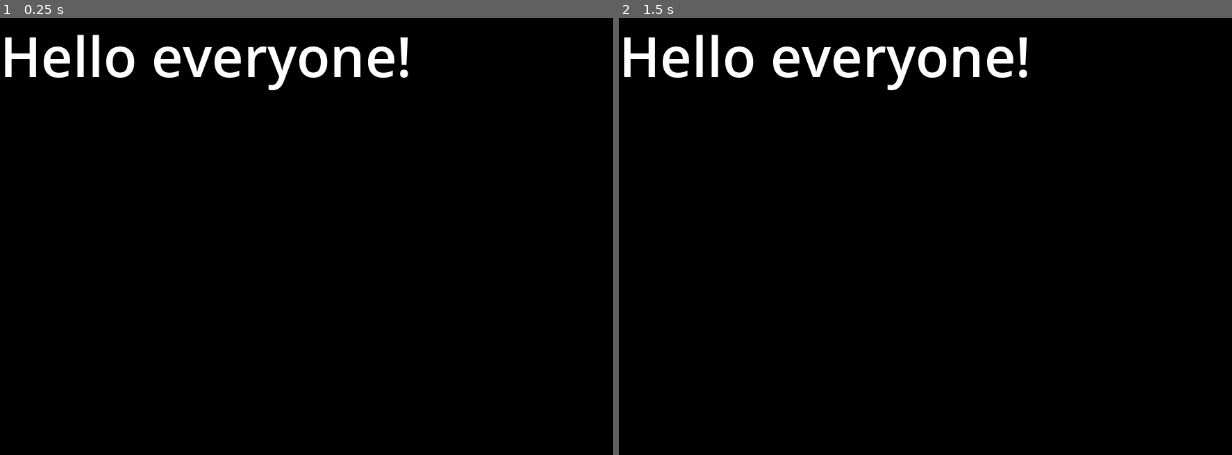
Above: before the commit, frames 1-2 (left to right).
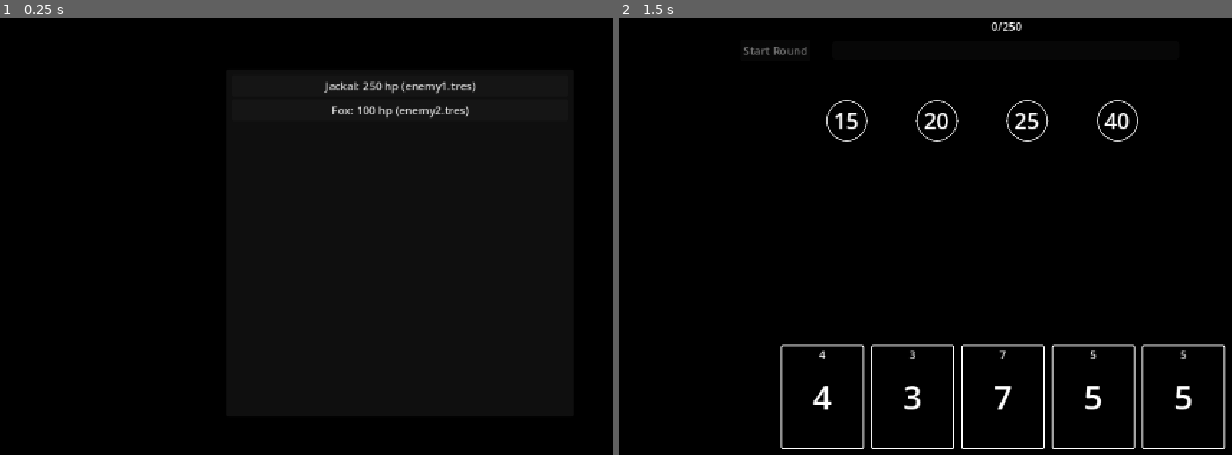
Above: after the commit, the same moments.

Repository: rileylyman/my-magic-gun-that-hates-me
Game: Godot game, scene res://src/select_enemy.tscn
Same seed, same stepped clock (60 frames per second), same inputs: the game is played once before the commit and once after it. Before the commit the project starts from res://src/main.tscn.
Inputs (mouse positions are in pixels of both pictures, inside the frame that each line leads up to):
- Up to frame 1 (0.25 s): no input
- Up to frame 2 (1.5 s): click (1017, 83) at 0.5 s, where only the run after the commit has a clickable "Jackal: 250 hp (enemy1.tres)"; tap Enter at 1.25 s; move the mouse to (1195, 219) at 1.27 s; hold Right (move_right) from 1.28 s (still down); click (1195, 219) at 1.42 s

The runs differ from the first frame. In frame 1, 3.1% of the frame differs, in the area x 0-78%, y 3-24%; in frame 2, 5.3%, in the area x 0-100%, y 0-99%.

Commit message:
first artifact

Diff:
--- a/project.godot
+++ b/project.godot
@@ -11,15 +11,19 @@
 [application]
 
 config/name="My Magic Gun That Hates Me"
-run/main_scene="uid://e3iti4xximc7"
+run/main_scene="uid://j8sr644001y2"
 config/features=PackedStringArray("4.7", "GL Compatibility")
 config/icon="res://icon.svg"
+
+[autoload]
+
+GlobalManager="*uid://qmxgs3yld73w"
 
 [display]
 
 window/size/window_width_override=1600
 window/size/window_height_override=900
-window/stretch/mode="viewport"
+window/stretch/mode="canvas_items"
 
 [input]
 
--- /dev/null
+++ b/resources/artifacts/extra_slot.gd
@@ -0,0 +1,5 @@
+class_name ExtraSlot
+extends Artifact
+
+
+var n_extra := 1
--- /dev/null
+++ b/resources/artifacts/extra_slot.tscn
@@ -0,0 +1,8 @@
+[gd_scene format=3 uid="uid://bapmbeqarymyj"]
+
+[ext_resource type="Script" uid="uid://6avaxu5sgaqb" path="res://resources/artifacts/extra_slot.gd" id="1_1dvim"]
+
+[node name="ExtraSlot" type="Node2D" unique_id=1113472306]
+script = ExtResource("1_1dvim")
+title = "Extra Slot"
+description = "+1 spellslot."
--- /dev/null
+++ b/resources/enemies/enemy1.tres
@@ -0,0 +1,10 @@
+[gd_resource type="Resource" script_class="EnemyResource" format=3 uid="uid://djeit7nerenk8"]
+
+[ext_resource type="Script" uid="uid://bifeeamvk3kte" path="res://src/enemy_resource.gd" id="1_4fgll"]
+
+[resource]
+script = ExtResource("1_4fgll")
+name = "Jackal"
+health = 250
+counter_values = Array[int]([15, 20, 25, 40])
+metadata/_custom_type_script = "uid://bifeeamvk3kte"
--- /dev/null
+++ b/resources/enemies/enemy2.tres
@@ -0,0 +1,10 @@
+[gd_resource type="Resource" script_class="EnemyResource" format=3 uid="uid://c24qv1ij2cf6h"]
+
+[ext_resource type="Script" uid="uid://bifeeamvk3kte" path="res://src/enemy_resource.gd" id="1_hkf22"]
+
+[resource]
+script = ExtResource("1_hkf22")
+name = "Fox"
+health = 100
+counter_values = Array[int]([20, 25, 15])
+metadata/_custom_type_script = "uid://bifeeamvk3kte"
--- /dev/null
+++ b/src/artifact.gd
@@ -0,0 +1,8 @@
+class_name Artifact
+extends Node2D
+
+@export var title: String
+@export_multiline var description: String
+
+func tick_callback(_state: TickState) -> void:
+    pass
--- /dev/null
+++ b/src/artifact_selector.gd
@@ -0,0 +1,25 @@
+class_name ArtifactSelector
+extends PanelContainer
+
+var artifact: Artifact = Artifact.new()
+var selected: bool = false
+
+var _stylebox: StyleBoxFlat
+
+signal pressed(selected: ArtifactSelector)
+
+func _ready() -> void:
+	_stylebox = get_theme_stylebox("panel").duplicate()
+	add_theme_stylebox_override("panel", _stylebox)
+
+func set_artifact(a: Artifact) -> void:
+	artifact = a
+	%Title.text = a.title
+	%Desc.text = a.description
+
+func _process(_delta: float) -> void:
+	_stylebox.border_color = Color(1, 1, 1, 1) if selected else Color(1, 1, 1, 0.33333334)
+
+func _gui_input(event: InputEvent) -> void:
+	if event is InputEventMouseButton and event.pressed:
+		pressed.emit(self)
--- /dev/null
+++ b/src/artifact_selector.tscn
@@ -0,0 +1,44 @@
+[gd_scene format=3 uid="uid://wucq84pt6ueb"]
+
+[ext_resource type="Script" uid="uid://dv665bydksnmh" path="res://src/artifact_selector.gd" id="1_3jpe5"]
+
+[sub_resource type="StyleBoxFlat" id="StyleBoxFlat_kq2o2"]
+bg_color = Color(0.6, 0.6, 0.6, 0)
+border_width_left = 2
+border_width_top = 2
+border_width_right = 2
+border_width_bottom = 2
+corner_radius_top_left = 8
+corner_radius_top_right = 8
+corner_radius_bottom_right = 8
+corner_radius_bottom_left = 8
+
+[node name="ArtifactSelector" type="PanelContainer" unique_id=1778769872]
+custom_minimum_size = Vector2(200, 250)
+custom_maximum_size = Vector2(200, 250)
+clip_contents = true
+mouse_default_cursor_shape = 2
+theme_override_styles/panel = SubResource("StyleBoxFlat_kq2o2")
+script = ExtResource("1_3jpe5")
+
+[node name="MarginContainer" type="MarginContainer" parent="." unique_id=227767431]
+layout_mode = 2
+theme_override_constants/margin_left = 4
+theme_override_constants/margin_top = 4
+theme_override_constants/margin_right = 4
+theme_override_constants/margin_bottom = 4
+
+[node name="VBoxContainer" type="VBoxContainer" parent="MarginContainer" unique_id=802708651]
+layout_mode = 2
+theme_override_constants/separation = 16
+
+[node name="Title" type="Label" parent="MarginContainer/VBoxContainer" unique_id=904013901]
+unique_name_in_owner = true
+layout_mode = 2
+text = "Artifact name"
+
+[node name="Desc" type="Label" parent="MarginContainer/VBoxContainer" unique_id=1857807250]
+unique_name_in_owner = true
+layout_mode = 2
+text = "Description of artifact and what it does blah blah blah"
+autowrap_mode = 2
--- a/src/card-prototype.tscn
+++ b/src/card-prototype.tscn
@@ -11,6 +11,7 @@
 script = ExtResource("1_efhwg")
 card_scene = ExtResource("1_23muu")
 counter_scene = ExtResource("3_efhwg")
+chosen_size = 2
 deck_container = NodePath("../Deck")
 score_bar = NodePath("../ScoreBar")
 start_round_button = NodePath("../StartRoundButton")
--- /dev/null
+++ b/src/choose-artifact.tscn
@@ -0,0 +1,72 @@
+[gd_scene format=3 uid="uid://eds3x0ekkbfw"]
+
+[ext_resource type="Script" uid="uid://byeepeesjhh4d" path="res://src/choose_artifact.gd" id="1_6ilnx"]
+[ext_resource type="PackedScene" uid="uid://wucq84pt6ueb" path="res://src/artifact_selector.tscn" id="2_4mqxf"]
+
+[node name="ChooseArtifact" type="Control" unique_id=661720228 node_paths=PackedStringArray("done_button")]
+layout_mode = 3
+anchors_preset = 15
+anchor_right = 1.0
+anchor_bottom = 1.0
+grow_horizontal = 2
+grow_vertical = 2
+script = ExtResource("1_6ilnx")
+done_button = NodePath("Button")
+
+[node name="Label" type="Label" parent="." unique_id=1216155231]
+layout_mode = 1
+anchors_preset = 5
+anchor_left = 0.5
+anchor_right = 0.5
+offset_left = -146.0
+offset_top = 15.0
+offset_right = 146.0
+offset_bottom = 103.0
+grow_horizontal = 2
+theme_override_font_sizes/font_size = 64
+text = "Enemy Defeated"
+horizontal_alignment = 1
+
+[node name="Button" type="Button" parent="." unique_id=973714817]
+layout_mode = 1
+anchors_preset = 7
+anchor_left = 0.5
+anchor_top = 1.0
+anchor_right = 0.5
+anchor_bottom = 1.0
+offset_left = -109.0
+offset_top = -115.0
+offset_right = 110.0
+offset_bottom = -40.0
+grow_horizontal = 2
+grow_vertical = 0
+mouse_default_cursor_shape = 2
+theme_override_font_sizes/font_size = 48
+text = "Continue"
+
+[node name="CenterContainer" type="CenterContainer" parent="." unique_id=1366166573]
+layout_mode = 1
+anchors_preset = 15
+anchor_right = 1.0
+anchor_bottom = 1.0
+grow_horizontal = 2
+grow_vertical = 2
+mouse_filter = 2
+
+[node name="ArtifactContainer" type="HBoxContainer" parent="CenterContainer" unique_id=378871311]
+unique_name_in_owner = true
+layout_mode = 2
+mouse_filter = 2
+theme_override_constants/separation = 32
+alignment = 1
+
+[node name="ArtifactSelector" parent="CenterContainer/ArtifactContainer" unique_id=1778769872 instance=ExtResource("2_4mqxf")]
+layout_mode = 2
+
+[node name="ArtifactSelector2" parent="CenterContainer/ArtifactContainer" unique_id=315394457 instance=ExtResource("2_4mqxf")]
+layout_mode = 2
+
+[node name="ArtifactSelector3" parent="CenterContainer/ArtifactContainer" unique_id=1546768994 instance=ExtResource("2_4mqxf")]
+layout_mode = 2
+
+[connection signal="pressed" from="Button" to="." method="on_done"]
--- /dev/null
+++ b/src/choose_artifact.gd
@@ -0,0 +1,30 @@
+extends Control
+
+var all_artifacts: Array[Artifact] = []
+var selected_artifact: ArtifactSelector
+@export var done_button: Button
+
+func _ready() -> void:
+	var search_dir = "res://resources/artifacts/"
+	for file in DirAccess.get_files_at(search_dir):
+		if file.ends_with("uid"):
+			continue
+		var res = load(search_dir + file)
+		if res != null and res.has_method("instantiate") and res.instantiate() is Artifact:
+			all_artifacts.append(res.instantiate())
+
+	for selector in %ArtifactContainer.get_children():
+		selector.set_artifact(all_artifacts[randi_range(0, all_artifacts.size() - 1)])
+		selector.pressed.connect(func(selected):
+			for s in %ArtifactContainer.get_children():
+				s.selected = false
+			selected.selected = true
+			selected_artifact = selected
+		)
+
+func _process(_delta: float) -> void:
+	done_button.disabled = selected_artifact == null
+
+func on_done() -> void:
+	GlobalManager.artifacts.append(selected_artifact.artifact)
+	get_tree().change_scene_to_file("res://src/select_enemy.tscn")
--- /dev/null
+++ b/src/enemy_resource.gd
@@ -0,0 +1,6 @@
+class_name EnemyResource
+extends Resource
+
+@export var name: String
+@export var health: int
+@export var counter_values: Array[int]
--- a/src/game_manager.gd
+++ b/src/game_manager.gd
@@ -3,9 +3,6 @@
 
 @export var card_scene: PackedScene
 @export var counter_scene: PackedScene
-
-@export var chosen_size: int = 3
-@export var hand_size: int = 5
 
 @export var deck_container: Node2D
 @export var score_bar: ScoreBar
@@ -18,11 +15,10 @@
 @onready var chosen_pos := chosen_pos_node.position
 @onready var counter_pos := counter_pos_node.position
 
-var counter_values = [20, 15, 25, 20]
 var counters: Array[Counter] = []
 var active_counter: Counter
 
-var deck: Array[Card] = []
+var drawpile: Array[Card] = []
 var discard: Array[Card] = []
 var hand: Array[Card] = []
 var chosen: Array[Card] = []
@@ -32,56 +28,57 @@
 
 var _accum := 0.0
 
-var score := 0
-var max_score := 100
+func _ready() -> void:
+	for c in GlobalManager.deck:
+		c = c.duplicate()
+		deck_container.add_child(c)
+		drawpile.append(c)
 
-func _ready() -> void:
-	for i in range(1, 6 + 1):
-		for _j in range(4):
-			var c = card_scene.instantiate()
-			c.max_value = i
-			deck_container.add_child(c)
-	for c in deck_container.get_children():
-		deck.append(c)
-
-	for v in counter_values:
+	for v in GlobalManager.enemy.counter_values:
 		var c = counter_scene.instantiate()
 		c.value = v
 		c.active = false
 		counters.append(c)
 		add_child(c)
 
-	deck.shuffle()
-	card_size = deck[0].size
+	drawpile.shuffle()
+	card_size = drawpile[0].size
+	score_bar.max_score = GlobalManager.enemy.health
+	score_bar.curr_score = 0
 	deal_hand()
-	print(hand)
 
 func _process(delta: float) -> void:
 	arrange_items()
 	if active_counter != null:
 		countdown_cards(delta)
-	score_bar.max_score = max_score
-	score_bar.curr_score = score
-	start_round_button.disabled = active_counter != null or chosen.size() < chosen_size
+	score_bar.max_score = GlobalManager.enemy.health
+	start_round_button.disabled = active_counter != null or chosen.size() < GlobalManager.spellslots
+
+	if score_bar.curr_score >= score_bar.max_score:
+		get_tree().change_scene_to_file("res://src/choose-artifact.tscn")
 
 func countdown_cards(delta: float) -> void:
-	_accum += delta
+	_accum += delta * 2.0
 	for c in hand:
 		c.curr = c.max_value
 
-
 	if _accum > 1.0:
 		_accum -= 1.0
-		var shoots = []
+		var tick_state := TickState.new()
 		for c in chosen:
+			tick_state.cards.append(c)
 			c.curr -= 1
 			if c.curr == 0:
 				c.curr = c.max_value
-				shoots.append(c.max_value)
-		var to_add = 1 if shoots.size() > 0 else 0
-		for s in shoots:
-			to_add *= s
-		score += to_add
+				tick_state.firing_cards.append(c)
+		var to_add = 1 if tick_state.firing_cards.size() > 0 else 0
+		for f in tick_state.firing_cards:
+			to_add *= f.max_value
+		tick_state.score = to_add
+
+		for a in GlobalManager.artifacts:
+			a.tick_callback(tick_state)
+		score_bar.curr_score += to_add
 
 		active_counter.value -= 1
 		if active_counter.value == 0:
@@ -91,7 +88,7 @@
 
 
 func arrange_items() -> void:
-	for c in deck:
+	for c in drawpile:
 		c.position = - card_size
 	for c in discard:
 		c.position = - card_size
@@ -112,13 +109,13 @@
 	deal_hand()
 
 func deal_hand() -> void:
-	for i in range(hand_size - hand.size()):
-		if deck.size() > 0:
-			var card = deck.pop_front()
+	for i in range(GlobalManager.handsize - hand.size()):
+		if drawpile.size() > 0:
+			var card = drawpile.pop_front()
 			hand.append(card)
 
 func on_card_clicked(card: Card) -> void:
-	if card in hand and chosen.size() < chosen_size:
+	if card in hand and chosen.size() < GlobalManager.spellslots:
 		hand.erase(card)
 		chosen.append(card)
 	elif card in chosen and active_counter == null:
--- /dev/null
+++ b/src/global_manager.gd
@@ -0,0 +1,20 @@
+extends Node2D
+
+const card_scene: PackedScene = preload("res://src/card.tscn")
+
+var deck: Array[Card]
+var artifacts: Array[Artifact]
+var enemy: EnemyResource = preload("res://resources/enemies/enemy1.tres")
+
+var spellslots: int:
+	get:
+		return 2 + GlobalManager.artifacts.filter(func(a): return a is ExtraSlot).size()
+
+var handsize := 5
+
+func _ready() -> void:
+	for i in range(3, 8 + 1):
+		for _j in range(2):
+			var c = card_scene.instantiate()
+			c.max_value = i
+			deck.append(c)
--- /dev/null
+++ b/src/global_manager.tscn
@@ -0,0 +1,6 @@
+[gd_scene format=3 uid="uid://qmxgs3yld73w"]
+
+[ext_resource type="Script" uid="uid://c1fxal7iq1o66" path="res://src/global_manager.gd" id="1_nyfjn"]
+
+[node name="GlobalManager" type="Node2D" unique_id=815359404]
+script = ExtResource("1_nyfjn")
--- a/src/score_bar.gd
+++ b/src/score_bar.gd
@@ -4,9 +4,7 @@
 var max_score: int = 100
 var curr_score: int = 0
 
-func _ready() -> void:
-	$ProgressBar.max_value = max_score
-
 func _process(_delta: float) -> void:
 	%Score.text = "%s/%s" % [curr_score, max_score]
 	$ProgressBar.value = curr_score
+	$ProgressBar.max_value = max_score
--- /dev/null
+++ b/src/select_enemy.gd
@@ -0,0 +1,18 @@
+extends Control
+
+@onready var button: Button = %TemplateButton
+
+# Called when the node enters the scene tree for the first time.
+func _ready() -> void:
+	button.visible = false
+	var search_dir = "res://resources/enemies/"
+	for file in DirAccess.get_files_at(search_dir):
+		var res = load(search_dir + file)
+		var b = button.duplicate()
+		%EnemyList.add_child(b)
+		b.visible = true
+		b.text = res.name + ": " + str(res.health) + " hp (" + file + ")"
+		b.pressed.connect(func():
+			GlobalManager.enemy = res
+			get_tree().change_scene_to_file("res://src/card-prototype.tscn")
+		)
--- /dev/null
+++ b/src/select_enemy.tscn
@@ -0,0 +1,43 @@
+[gd_scene format=3 uid="uid://j8sr644001y2"]
+
+[ext_resource type="Script" uid="uid://yk0sosmaw16l" path="res://src/select_enemy.gd" id="1_umwal"]
+
+[node name="SelectEnemy" type="Control" unique_id=1475515509]
+layout_mode = 3
+anchors_preset = 15
+anchor_right = 1.0
+anchor_bottom = 1.0
+grow_horizontal = 2
+grow_vertical = 2
+script = ExtResource("1_umwal")
+
+[node name="PanelContainer" type="PanelContainer" parent="." unique_id=1225056077]
+custom_minimum_size = Vector2(500, 500)
+layout_mode = 1
+anchors_preset = 8
+anchor_left = 0.5
+anchor_top = 0.5
+anchor_right = 0.5
+anchor_bottom = 0.5
+offset_left = -20.0
+offset_top = -20.0
+offset_right = 20.0
+offset_bottom = 20.0
+grow_horizontal = 2
+grow_vertical = 2
+
+[node name="MarginContainer" type="MarginContainer" parent="PanelContainer" unique_id=25910916]
+layout_mode = 2
+theme_override_constants/margin_left = 8
+theme_override_constants/margin_top = 8
+theme_override_constants/margin_right = 8
+theme_override_constants/margin_bottom = 8
+
+[node name="EnemyList" type="VBoxContainer" parent="PanelContainer/MarginContainer" unique_id=580572601]
+unique_name_in_owner = true
+layout_mode = 2
+
+[node name="TemplateButton" type="Button" parent="PanelContainer/MarginContainer/EnemyList" unique_id=293350726]
+unique_name_in_owner = true
+layout_mode = 2
+text = "Hello this is one"
--- /dev/null
+++ b/src/tick_state.gd
@@ -0,0 +1,6 @@
+class_name TickState
+extends Object
+
+var cards: Array[Card]
+var firing_cards: Array[Card]
+var score: int
Not shown, added: resources/artifacts/extra_slot.gd.uid
Not shown, added: src/artifact.gd.uid
Not shown, added: src/artifact_selector.gd.uid
Not shown, added: src/choose_artifact.gd.uid
Not shown, added: src/enemy_resource.gd.uid
Not shown, added: src/global_manager.gd.uid
Not shown, added: src/select_enemy.gd.uid
Not shown, added: src/tick_state.gd.uid
